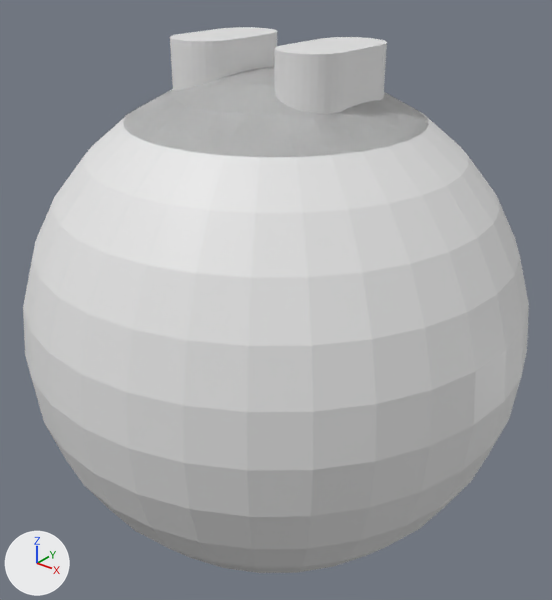
Renders of the FBX model RatFrenzy/Assets/Models/Character/exercise-ball.fbx from each side of a commit.
One viewpoint serves both versions: a 50 mm lens placed at (1.77, -2.21, 1.46), pointed at (-0.01, 0.01, 0.08). The axes (+X, +Y, +Z) are drawn at lower left. The lights are the same throughout. Where no turn or scale is listed for an object, it has been applied to the vertices.
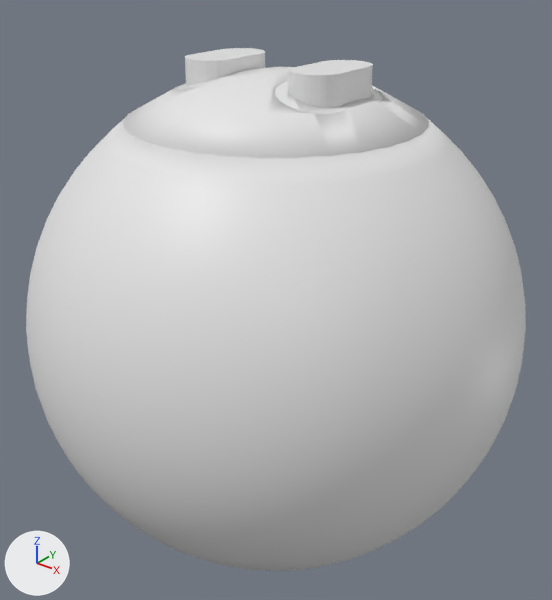
Boxes [x1, y1, x2, y2] around the edits, measured in the pictures (552 x 600 px; the box of a moved part takes in the faces that stretch with it):
'Sphere', reshaped
    before: [23, 115, 529, 573]
    after: [26, 118, 526, 571]
'Cylinder', reshaped
    before: [170, 27, 387, 114]
    after: [185, 48, 373, 108]
part 1 of me_cylinder_000, moved or reshaped
    before: [170, 27, 277, 90]
    after: [185, 48, 265, 86]
part 2 of me_cylinder_000, moved or reshaped
    before: [274, 37, 387, 114]
    after: [288, 60, 373, 108]
part 3 of me_sphere_006, shading changed
    both: [123, 67, 429, 157]
part 4 of me_sphere_005, built on
    after: [176, 69, 383, 114]

The edits, one by one:
me_sphere_005 is used by ob_sphere_001; location (0.0, 0.0, 0.0).
me_sphere_005 had 191 vertices, 96 faces and spanned x -0.556..0.556, y -0.556..0.556, z 0.831..1.0.
me_sphere_005 now has 2004 vertices, 1720 faces and spans x -0.533..0.533, y -0.533..0.533, z -0.998..0.998.
me_sphere_005 part 4: 191 vertices removed from x -0.556..0.556, y -0.556..0.556, z 0.831..1.0; 1002 vertices added at x -0.533..0.533, y -0.533..0.533, z 0.81..0.998.
me_sphere_004 is used by ob_sphere; location (0.0, 0.0, 0.0).
me_sphere_004 had 704 vertices, 704 faces and spanned x -1.0..1.0, y -1.0..1.0, z -0.83..0.83.
me_sphere_004 now has 2688 vertices, 2688 faces and spans x -0.99..0.99, y -0.99..0.99, z -0.83..0.83.
me_sphere_004 part 5: 64 vertices moved within x -0.91..0.91, y -0.91..0.91, z -0.38..0.38; 568 vertices removed from x -1.0..1.0, y -1.0..1.0, z -0.83..0.83; 2552 vertices added at x -0.99..0.99, y -0.99..0.99, z -0.83..0.83.
me_cylinder_000 has 136 vertices, 72 faces and spans x -0.368..0.368, y -0.233..0.233, z -0.296..0.296.
me_cylinder_000 is used by ob_cylinder; location (0.0, 0.0, 0.809).
me_cylinder_000 part 1: the loose piece of 68 vertices spanning x -0.368..-0.114, y -0.233..0.233, z -0.296..0.296 is scaled about its middle by 0.758.
me_cylinder_000 part 2: the loose piece of 68 vertices spanning x 0.114..0.368, y -0.233..0.233, z -0.296..0.296 is scaled about its middle by 0.758.
me_sphere_006 has 1228 vertices, 920 faces and spans x -0.56..0.56, y -0.56..0.56, z -1.0..1.0.
me_sphere_006 is used by ob_caps; location (0.0, 0.0, 0.0).
me_sphere_006 part 3: edges marked sharp go from 2012 to 0.
